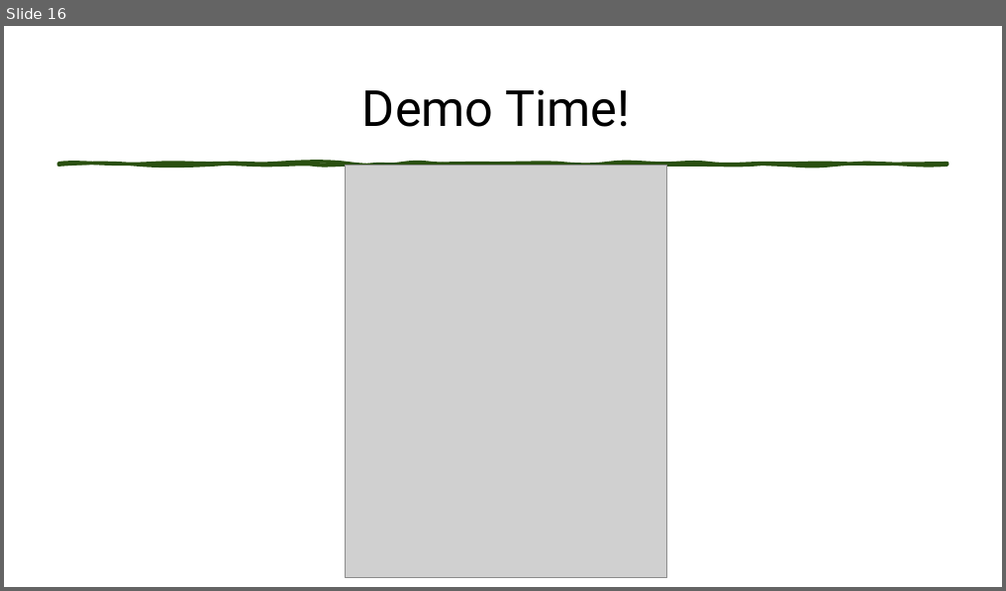
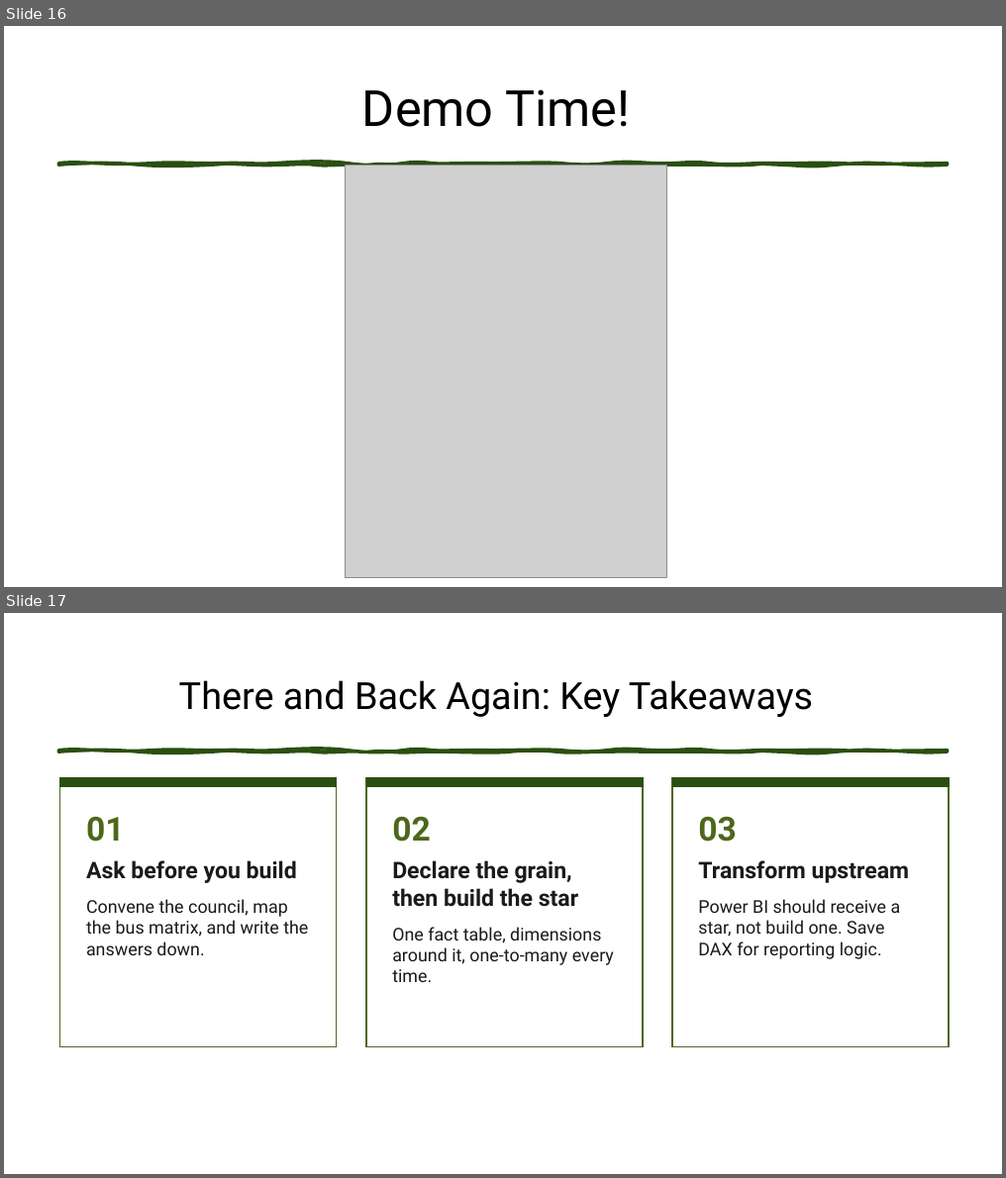
Before and after one commit to Anytsirk12/DataOnWheels, a slide deck: Presentations/Fellowship of the Star Schema/The Fellowship of the Star Schema Transforming OLTP Data for Power BI.pptx. Shown one above the other, each under a label of ours: slide 16 before the commit, slides 16 and 17 after it. The pictures are 1006x591 and 1006x1178 pixels, drawn with LibreOffice and Linux fonts; fonts in the diff are those of the drawing; grey boxes stand for pictures. Boxes give left, top, right and bottom in pixels: in the first picture for what was removed or moved away, otherwise in the second. Text is boxed around its words. In the diff, an @@ line names an element or a change of style, - is before the commit and + after.

```diff
--- a/Presentations/Fellowship of the Star Schema/The Fellowship of the Star Schema Transforming OLTP Data for Power BI.pptx
+++ b/Presentations/Fellowship of the Star Schema/The Fellowship of the Star Schema Transforming OLTP Data for Power BI.pptx
@@ slide 17 added at [4,613,1002,1174], background #FFFFFF @@
@@ title added at [179,680,813,717], 36 pt, text #000000 @@
+There and Back Again: Key Takeaways
@@ freeform shape added at [58,750,947,752], fill #2A5010, outline #2A5010 3.25 pt @@
@@ rectangle added at [60,777,337,1048], fill #FFFFFF, outline #4D671B 1.25 pt @@
@@ rectangle added at [60,777,337,786], fill #2A5010, outline #2A5010 0.5 pt @@
@@ rectangle added at [366,777,643,1048], fill #FFFFFF, outline #4D671B 1.25 pt @@
@@ rectangle added at [366,777,643,786], fill #2A5010, outline #2A5010 0.5 pt @@
@@ rectangle added at [672,777,948,1048], fill #FFFFFF, outline #4D671B 1.25 pt @@
@@ rectangle added at [672,777,948,786], fill #2A5010, outline #2A5010 0.5 pt @@
@@ text added at [86,816,308,956], 17 pt, text #1A1A1A @@
+01
+Ask before you build
+Convene the council, map the bus matrix, and write the answers down.
@@ text added at [392,816,614,982], 17 pt, text #1A1A1A @@
+02
+Declare the grain, then build the star
+One fact table, dimensions around it, one-to-many every time.
@@ text added at [698,816,910,959], 17 pt, text #1A1A1A @@
+03
+Transform upstream
+Power BI should receive a star, not build one. Save DAX for reporting logic.
```
Also in this commit, not shown: 10 slides changed, 3 other slides added, 3 slides removed, 3 other files.
